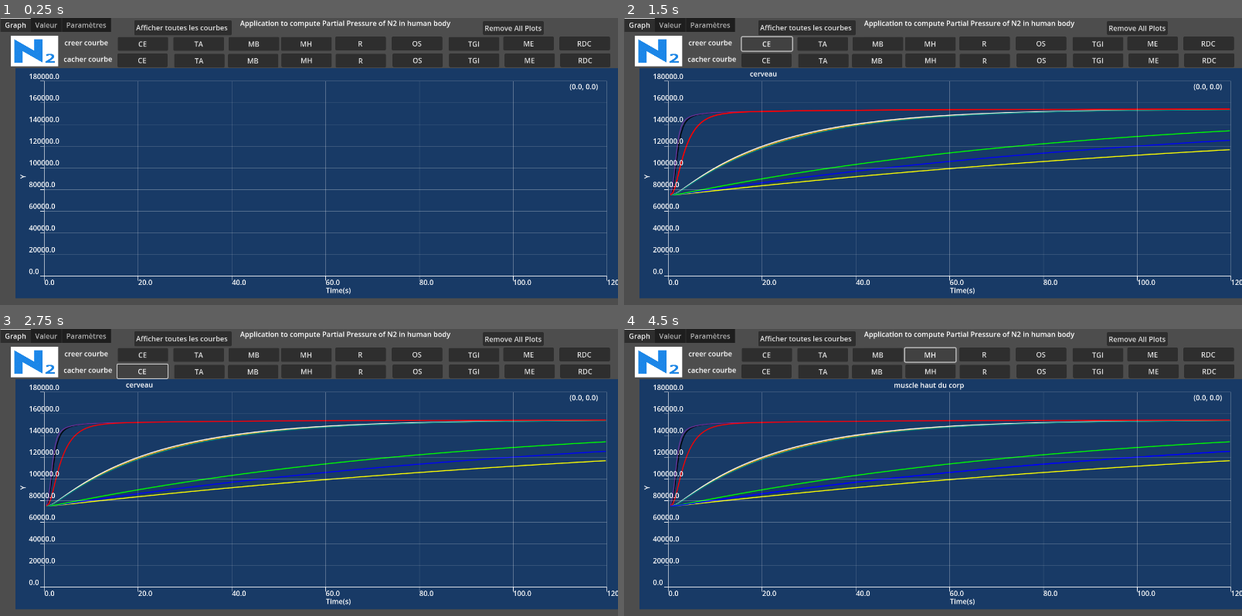
Above: before the commit, frames 1-4 (two rows, left to right).
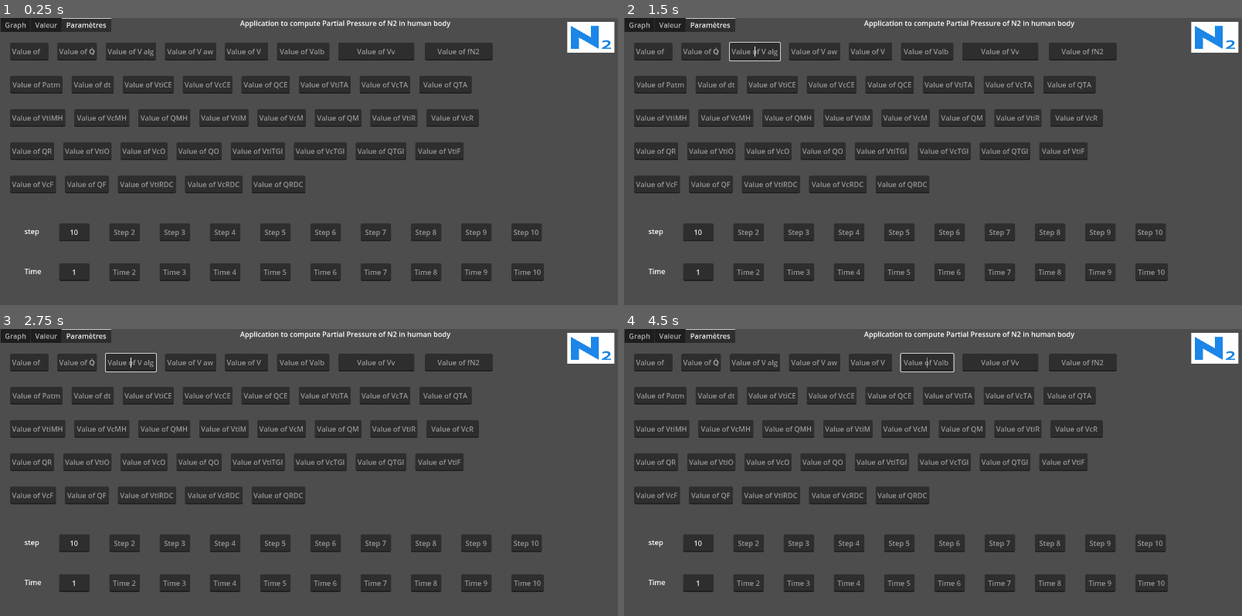
Above: after the commit, the same moments.

Repository: pascal-ballet/Dive-PP
Game: Godot game, scene res://dive_pp_n2.tscn
Same seed, same stepped clock (60 frames per second), same inputs: the game is played once before the commit and once after it.
Inputs (mouse positions are in pixels of both pictures, inside the frame that each line leads up to):
- Up to frame 1 (0.25 s): no input
- Up to frame 2 (1.5 s): click (809, 26) at 0.5 s, where only the run before the commit has a clickable "Afficher toutes les courbes"; click (766, 43) at 1.25 s, where only the run before the commit has a clickable "CE"
- Up to frame 3 (2.75 s): click (142, 372) at 2 s, where only the run before the commit has a clickable "CE"
- Up to frame 4 (4.5 s): click (821, 354) at 2.75 s, where only the run before the commit has a clickable "TA"; click (821, 372) at 3.5 s, where only the run before the commit has a clickable "TA"; click (933, 354) at 4.25 s, where only the run before the commit has a clickable "MH"

The runs differ from the first frame. In frame 1, 87% of the frame differs, in the area x 0-100%, y 0-98%; in frame 2, 87%; in frame 3, 87%; in frame 4, 87%.

Commit message:
maj param

Diff:
--- a/dive_pp_n2.tscn
+++ b/dive_pp_n2.tscn
@@ -16,9 +16,10 @@
 offset_left = -7.0
 offset_right = 309.0
 offset_bottom = 31.0
-current_tab = 0
+current_tab = 2
 
 [node name="Graph" type="Control" parent="TabContainer"]
+visible = false
 layout_mode = 2
 metadata/_tab_index = 0
 
@@ -599,7 +600,6 @@
 offset_bottom = -1967.0
 
 [node name="Paramètres" type="Control" parent="TabContainer"]
-visible = false
 layout_mode = 2
 metadata/_tab_index = 2
 
@@ -814,7 +814,7 @@
 offset_top = 25.0
 offset_right = 1115.0
 offset_bottom = 65.0
-placeholder_text = "Value of fN₂"
+placeholder_text = "Value of fN2"
 alignment = 1
 
 [node name="Ventilatory" type="LineEdit" parent="TabContainer/Paramètres/Paramètres/Control"]
@@ -832,7 +832,7 @@
 offset_top = 25.0
 offset_right = 493.0
 offset_bottom = 65.0
-placeholder_text = "Value of V𝑨𝒘"
+placeholder_text = "Value of V aw"
 alignment = 1
 
 [node name="MeanFunctionalResidualVolume" type="LineEdit" parent="TabContainer/Paramètres/Paramètres/Control"]
@@ -841,7 +841,7 @@
 offset_top = 25.0
 offset_right = 358.0
 offset_bottom = 65.0
-placeholder_text = "Value of V𝑨𝒍𝒈"
+placeholder_text = "Value of V alg"
 alignment = 1
 
 [node name="AlveolarBloodVolume" type="LineEdit" parent="TabContainer/Paramètres/Paramètres/Control"]
@@ -851,7 +851,7 @@
 offset_top = 25.0
 offset_right = 696.32
 offset_bottom = 65.0
-placeholder_text = "Value of V𝑨𝒍𝒃"
+placeholder_text = "Value of Valb "
 alignment = 1
 metadata/_edit_use_anchors_ = true
 
@@ -870,7 +870,7 @@
 offset_top = 25.0
 offset_right = 610.0
 offset_bottom = 65.0
-placeholder_text = "Value of V𝑨"
+placeholder_text = "Value of V A"
 alignment = 1
 
 [node name="VenousBloodVolume" type="LineEdit" parent="TabContainer/Paramètres/Paramètres/Control"]
@@ -879,7 +879,7 @@
 offset_top = 25.0
 offset_right = 939.0
 offset_bottom = 65.0
-placeholder_text = "Value of V𝒗"
+placeholder_text = "Value of Vv"
 alignment = 1
 
 [node name="PressionAtmospherique" type="LineEdit" parent="TabContainer/Paramètres/Paramètres/Control"]
@@ -888,7 +888,7 @@
 offset_top = 100.0
 offset_right = 148.0
 offset_bottom = 140.0
-placeholder_text = "Value of P𝘼𝙩𝙢"
+placeholder_text = "Value of Patm"
 alignment = 1
 
 [node name="DeltaTime" type="LineEdit" parent="TabContainer/Paramètres/Paramètres/Control"]
